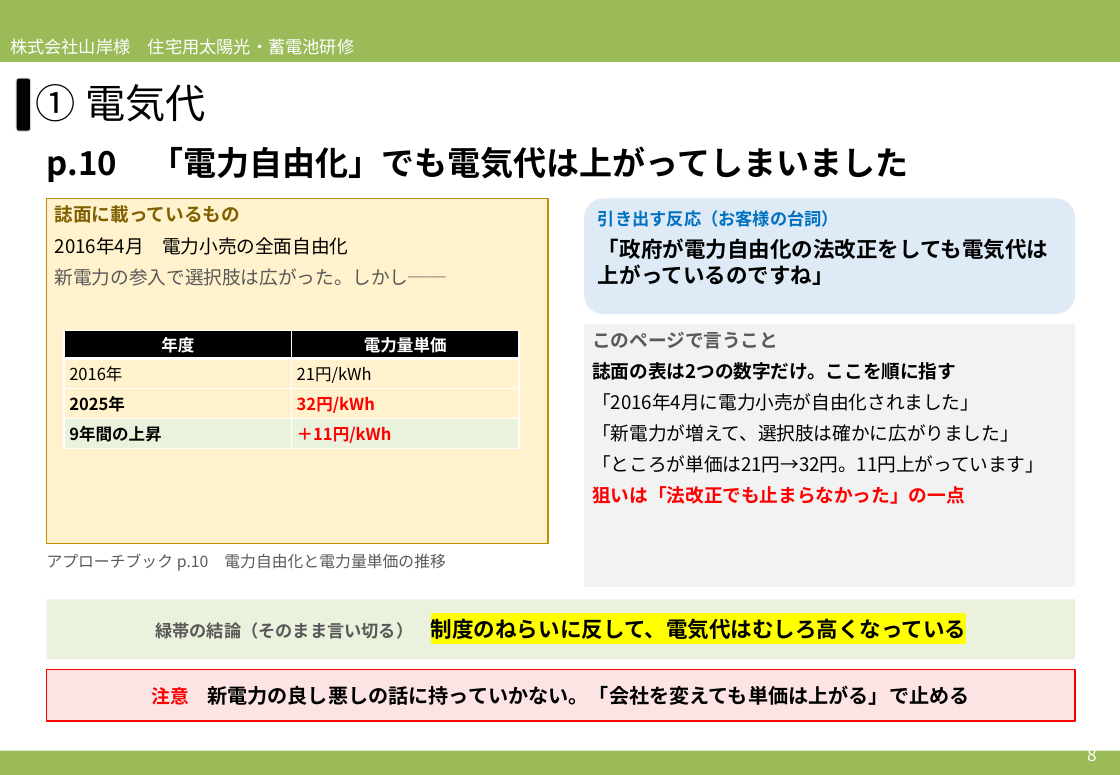
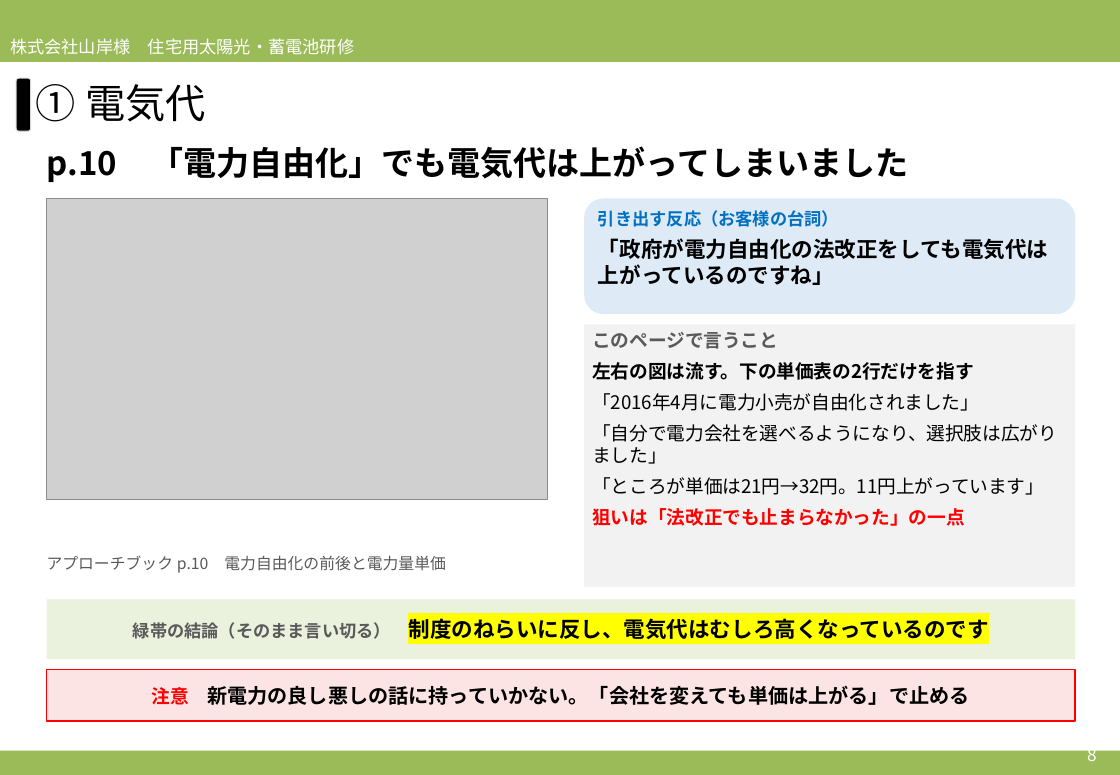
Before and after one commit to soshiro-iki-sys/-, a slide deck: slide 8 of slides/2026営業研修_必要性訴求パート_アプローチブックの伝え方.pptx. Drawn at 1120x775 pixels with LibreOffice and Linux fonts; fonts in the diff are those of the drawing; grey boxes stand for pictures. Boxes give left, top, right and bottom in pixels: in the first picture for what was removed or moved away, otherwise in the second. Text is boxed around its words. In the diff, an @@ line names an element or a change of style, - is before the commit and + after.

```diff
--- a/slides/2026営業研修_必要性訴求パート_アプローチブックの伝え方.pptx
+++ b/slides/2026営業研修_必要性訴求パート_アプローチブックの伝え方.pptx
@@ rectangle removed at <box>47,199,548,544</box> @@
-誌面に載っているもの
-2016年4月 電力小売の全面自由化
-新電力の参入で選択肢は広がった。しかし──
@@ picture added at <box>47,199,548,500</box> @@
@@ table removed at <box>64,331,519,449</box>, 4 rows, 2 columns @@
-年度 | 電力量単価
-2016年 | 21円/kWh
-2025年 | 32円/kWh
-9年間の上昇 | ＋11円/kWh
@@ text in rectangle at <box>592,362,973,380</box>: text changed @@
-誌面の表は2つの数字だけ。ここを順に指す
+左右の図は流す。下の単価表の2行だけを指す
@@ text in rectangle at <box>592,424,1057,464</box>: text changed @@
-「新電力が増えて、選択肢は確かに広がりました」
+「自分で電力会社を選べるようになり、選択肢は広がりました」
@@ text at <box>47,555,446,573</box>: text changed @@
-アプローチブック p.10 電力自由化と電力量単価の推移
+アプローチブック p.10 電力自由化の前後と電力量単価
@@ text in rectangle at <box>133,618,988,639</box>: text changed @@
-緑帯の結論（そのまま言い切る） 制度のねらいに反して、電気代はむしろ高くなっている
+緑帯の結論（そのまま言い切る） 制度のねらいに反し、電気代はむしろ高くなっているのです
```
Also in this commit, not shown: 13 other slides changed, 16 other files.
